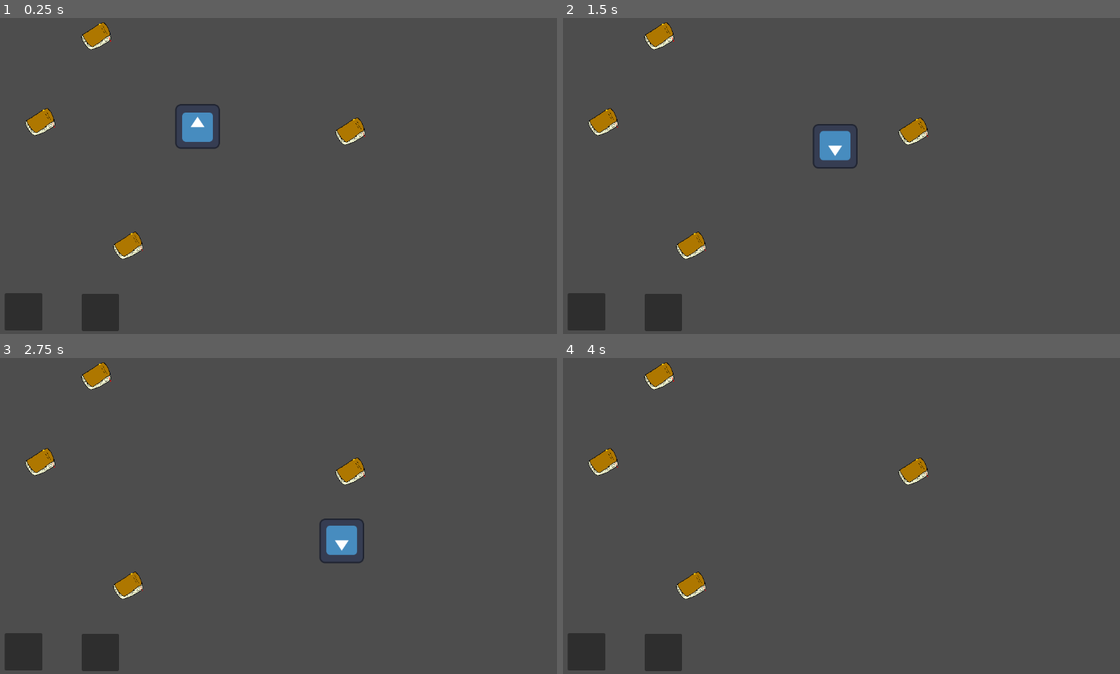
Above: before the commit, frames 1-4 (two rows, left to right).
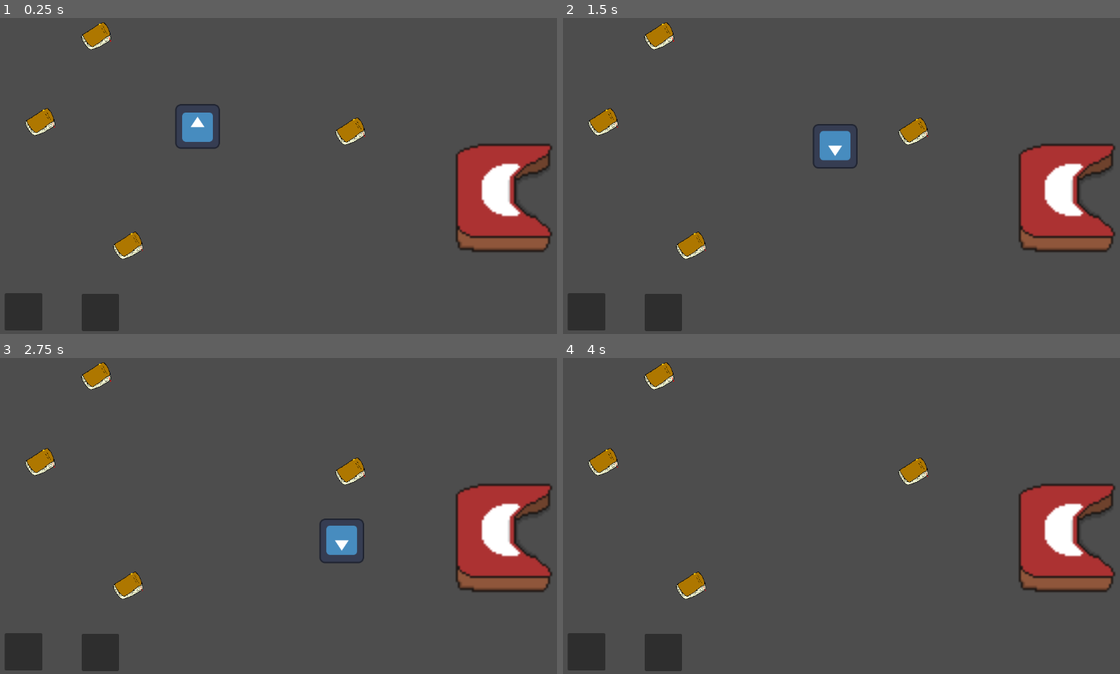
Above: after the commit, the same moments.

Repository: UrtaroPrograms/Library-of-Doppelgangers
Game: Godot game, scene res://Escenas/escena_testeo.tscn
The game is run twice, just before and just after one commit, with the same random seed, the same clock (stepped at 60 frames per second) and the same inputs. The engine's default icon, where the game draws it, is replaced by a stand-in: a white triangle on a blue panel in a dark square.
Inputs:
- Up to frame 1 (0.25 s): no input
- Up to frame 2 (1.5 s): tap Enter at 0.5 s; hold Right (move_right) 0.53-1.28 s; tap Z (Interact) at 0.6, 1.35 s; hold Down (move_down) from 1.28 s (still down)
- Up to frame 3 (2.75 s): release Down (move_down) at 2.03 s; hold Right (move_right) from 2.03 s (still down); tap Z (Interact) at 2.1 s
- Up to frame 4 (4 s): release Right (move_right) at 2.78 s; hold Up (move_up) 2.78-3.53 s; tap Z (Interact) at 2.85, 3.6 s; tap Space at 3.5 s; hold Left (move_left) from 3.53 s (still down)

The runs differ from the first frame. In frame 1, 5.0% of the frame differs, in the area x 81-100%, y 39-75%; in frame 2, 5.0%; in frame 3, 5.0%; in frame 4, 5.0%.

Commit message:
Añadida escena en primera persona del escritorio. Se pueden soltar los libros ahora

Diff:
--- /dev/null
+++ b/library-of-doppelgangers/Escenas/escena_testeo.gd
@@ -0,0 +1,33 @@
+extends Node2D
+
+var escenaEscritorio = preload("res://Escenas/escritorio_escena.tscn").instantiate()	#Cargamos la escena del escritorio para luego poder cambiar.
+
+var inventario	#Tomamos al inventario como variable, de tal modo que podamos pasarselo a la escena escritorio
+
+# Called when the node enters the scene tree for the first time.
+func _ready():
+	escenaEscritorio.connect("Levantarse", _volverAEscenaPrincipal)	#Nos connectamos a la señal "levantarse" de la escena escritorio, que nos hace volver
+	$Escritorio.connect("Sentarse", _pasarAEscenaEscritorio) #también nos conectamos a la escena "Sentarse" del escritorio objeto, el cual nos hace cambiar de escena.
+	inventario = $Inventario
+
+# Called every frame. 'delta' is the elapsed time since the previous frame.
+func _process(delta: float) -> void:
+	pass
+
+func _pasarAEscenaEscritorio():	#Tomamos al árbol de nodos actual, le añadimos la escena nueva y quitamos la actual, también le pasamos al inventario para que se lo quede.
+	var arbolActual = get_tree()
+	var escenaActual = arbolActual.get_current_scene()
+	arbolActual.get_root().add_child(escenaEscritorio)
+	arbolActual.get_root().remove_child(escenaActual)
+	arbolActual.set_current_scene(escenaEscritorio)
+	self.remove_child(inventario)
+	arbolActual.get_root().add_child(inventario)
+
+func _volverAEscenaPrincipal():	#Hacemos lo mismo, excepto que ahora quitamos la escena actual y volvemos a la escena original.
+	var arbolActual = Engine.get_main_loop()
+	var escenaActual = arbolActual.get_current_scene()
+	arbolActual.get_root().add_child(self)
+	arbolActual.get_root().remove_child(inventario)
+	arbolActual.get_root().remove_child(escenaActual)
+	arbolActual.set_current_scene(self)
+	self.add_child(inventario)
--- a/library-of-doppelgangers/Escenas/escena_testeo.tscn
+++ b/library-of-doppelgangers/Escenas/escena_testeo.tscn
@@ -1,10 +1,13 @@
 [gd_scene format=3 uid="uid://mvd8byib56uy"]
 
+[ext_resource type="Script" uid="uid://cvuugpsskiv4t" path="res://Escenas/escena_testeo.gd" id="1_im4fa"]
 [ext_resource type="PackedScene" uid="uid://ccway7jxq37f8" path="res://Personaje_Jugable/personaje_jugable.tscn" id="1_k8ntl"]
 [ext_resource type="PackedScene" uid="uid://hh4n153k3tte" path="res://Objetos Interactuables/Libro/Libro.tscn" id="2_5n0i8"]
 [ext_resource type="PackedScene" uid="uid://c3rpxlgf30ooo" path="res://Personaje_Jugable/Inventario/inventario.tscn" id="3_im4fa"]
+[ext_resource type="PackedScene" uid="uid://cnf61quystbo2" path="res://Objetos Interactuables/Escritorio/escritorio.tscn" id="4_5n0i8"]
 
 [node name="Escena_testeo" type="Node2D" unique_id=83255710]
+script = ExtResource("1_im4fa")
 
 [node name="PersonajeJugable" parent="." unique_id=1271527831 instance=ExtResource("1_k8ntl")]
 position = Vector2(405.99997, 230)
@@ -38,3 +41,6 @@
 offset_top = 559.0
 offset_right = 69.0
 offset_bottom = 599.0
+
+[node name="Escritorio" parent="." unique_id=1145544049 instance=ExtResource("4_5n0i8")]
+position = Vector2(926, 288)
--- /dev/null
+++ b/library-of-doppelgangers/Escenas/escritorio_escena.gd
@@ -0,0 +1,15 @@
+extends Node2D
+
+signal Levantarse
+# Called when the node enters the scene tree for the first time.
+func _ready() -> void:
+	pass
+
+
+# Called every frame. 'delta' is the elapsed time since the previous frame.
+func _process(delta: float) -> void:
+	pass
+
+
+func _on_levantarse_pressed():	#Al apretar el botón, nos levantamos y volvemos a la escena original.
+	emit_signal("Levantarse")
--- /dev/null
+++ b/library-of-doppelgangers/Escenas/escritorio_escena.tscn
@@ -0,0 +1,15 @@
+[gd_scene format=3 uid="uid://djavrxbdwap30"]
+
+[ext_resource type="Script" uid="uid://bec508nn8pgdq" path="res://Escenas/escritorio_escena.gd" id="1_7whd2"]
+
+[node name="Escritorio Escena" type="Node2D" unique_id=490961609]
+script = ExtResource("1_7whd2")
+
+[node name="Button" type="Button" parent="." unique_id=1882353525]
+offset_left = 450.0
+offset_top = 520.0
+offset_right = 544.0
+offset_bottom = 551.0
+text = "Levantarse"
+
+[connection signal="pressed" from="Button" to="." method="_on_levantarse_pressed"]
--- /dev/null
+++ b/library-of-doppelgangers/Objetos Interactuables/Escritorio/escritorio.gd
@@ -0,0 +1,18 @@
+extends Interactable
+class_name Escritorio
+
+#Creamos una clase Escritorio, la cual hereda de Interactable (Una clase general para todos los objetos con los que el jugador interactua al moverse).
+
+signal Sentarse #Envía una señal al ser usado.
+
+# Called when the node enters the scene tree for the first time.
+func _ready() -> void:
+	pass # Replace with function body.
+
+
+# Called every frame. 'delta' is the elapsed time since the previous frame.
+func _process(delta: float) -> void:
+	pass
+
+func interact():	#La función interact del escritorio lo hace cambiar a la escena del escritorio en 1ra persona. Hace esto a través de una llamada a la función principal.
+	emit_signal("Sentarse")
--- /dev/null
+++ b/library-of-doppelgangers/Objetos Interactuables/Escritorio/escritorio.tscn
@@ -0,0 +1,19 @@
+[gd_scene format=3 uid="uid://cnf61quystbo2"]
+
+[ext_resource type="Script" uid="uid://dhfs71luk6tmq" path="res://Objetos Interactuables/Escritorio/escritorio.gd" id="1_qw4jt"]
+[ext_resource type="Texture2D" uid="uid://b7renlkqa5apf" path="res://Objetos Interactuables/Escritorio/Placeholder Escritorio.png" id="2_rm6jl"]
+
+[sub_resource type="RectangleShape2D" id="RectangleShape2D_2kj1b"]
+size = Vector2(186, 210)
+
+[node name="Escritorio" type="StaticBody2D" unique_id=1145544049]
+script = ExtResource("1_qw4jt")
+
+[node name="Sprite2D" type="Sprite2D" parent="." unique_id=218868020]
+position = Vector2(68, 90)
+scale = Vector2(4.03125, 4.03125)
+texture = ExtResource("2_rm6jl")
+
+[node name="CollisionShape2D" type="CollisionShape2D" parent="." unique_id=1532686065]
+position = Vector2(96, 85)
+shape = SubResource("RectangleShape2D_2kj1b")
--- a/library-of-doppelgangers/Objetos Interactuables/Libro/libro.gd
+++ b/library-of-doppelgangers/Objetos Interactuables/Libro/libro.gd
@@ -20,14 +20,12 @@
 
 func interact():	#La función interact del libro lo hace emitir su señal de recolección y luego borrarse.
 	Recogido.emit(self)
-	#TODO: En realidad, primero debería chequear con el inventario si hay un espacio disponible, y solo si lo hay entonces debe eliminarse. Esto puede hacerse con una señal que se envíe al inventario, que luego responda con otra señal a un método para eliminar el libro de verdad.
-	#Recogido.emit(nombreDelLibro,longitud,tematica)
-	#queue_free()
+
 
 func _describe(): #El método Describe hace que el libro retorne su descripción en forma de un String. Lo llama el inventario para dar la descripción del libro.
 	return ("Nombre del Libro : \n" + nombreDelLibro + "\n\nLongitud: " + longitud + "\n\nTemática: " + tematica)
 
-func _giveAppearance():
+func _giveAppearance():	#Retornamos el sprite2D del libro.
 	return $Sprite2D.texture
 
 func _eliminar():	#Este método elimina el libro.
--- a/library-of-doppelgangers/Personaje_Jugable/Inventario/inventario.gd
+++ b/library-of-doppelgangers/Personaje_Jugable/Inventario/inventario.gd
@@ -12,8 +12,13 @@
 	for iteration in Libros:		#Para cada libro, conectamos su señal "Recogido" con el método "_recogerLibro"
 		iteration.connect("Recogido",_acquireItem)
 
-	$Slot1._emptySlot()
+	$Slot1._emptySlot()		#Vaciamos los slots para iniciar(solo para asegurarnos, ya están vacíos. Les asignamos su numero y nos conectamos a su señal.
+	$Slot1.slotNumber = 1
+	$Slot1.connect("ObjetoSoltado", _dropItem)
+
 	$Slot2._emptySlot()
+	$Slot2.slotNumber = 2
+	$Slot2.connect("ObjetoSoltado", _dropItem)
 
 # Called every frame. 'delta' is the elapsed time since the previous frame.
 func _process(delta: float) -> void:
@@ -35,6 +40,8 @@
 		print("El inventario está lleno!")
 
 func _dropItem(slot: int):	#El método _dropItem recibe un slot (determinado por un int) y lo vacía.
+	#var escenaActual = get_tree().get_current_scene() Nota: El chequeo de si la escena actual es la del escritorio actualmente no funciona.
+	#if(escenaActual.get_name() == "escritorio_escena"):
 	if(slot==1):
 		itemSlot1 = null
 		slot1Ocupado = false
--- a/library-of-doppelgangers/Personaje_Jugable/Inventario/inventario.tscn
+++ b/library-of-doppelgangers/Personaje_Jugable/Inventario/inventario.tscn
@@ -38,6 +38,10 @@
 Being a HUD
 element!"
 
+[node name="Button" type="Button" parent="Slot1" unique_id=1430687029]
+modulate = Color(1, 1, 1, 0)
+layout_mode = 2
+
 [node name="Slot2" type="PanelContainer" parent="." unique_id=783628041]
 layout_direction = 2
 layout_mode = 0
@@ -63,3 +67,10 @@
 I really love
 Being a HUD
 element!"
+
+[node name="Button" type="Button" parent="Slot2" unique_id=1182704875]
+modulate = Color(1, 1, 1, 0)
+layout_mode = 2
+
+[connection signal="pressed" from="Slot1/Button" to="Slot1" method="_on_button_pressed"]
+[connection signal="pressed" from="Slot2/Button" to="Slot2" method="_on_button_pressed"]
--- a/library-of-doppelgangers/Personaje_Jugable/Inventario/slot_inventario.gd
+++ b/library-of-doppelgangers/Personaje_Jugable/Inventario/slot_inventario.gd
@@ -1,6 +1,7 @@
 extends PanelContainer
 
-
+var slotNumber
+signal ObjetoSoltado
 # Called when the node enters the scene tree for the first time.
 func _ready() -> void:
 	pass # Replace with function body.
@@ -17,3 +18,9 @@
 func _emptySlot():	#Borra la imagen y el texto en el slot. Es solo visual, el inventario mismo se encarga de la lógica.
 	$TextureRect.texture = null
 	$TextureRect/RichTextLabel.text = ""
+
+
+
+func _on_button_pressed():		#Al presionar el botón, chequeamos si estamos en la escena escritorio, y de ser así, dejamos el libro en el escritorio.
+	#if get_tree().get_current_scene().get_name() == "escritorio_escena":  Actualmente no funciona el chequeo de si la escena es la del escritorio.
+		emit_signal("ObjetoSoltado", slotNumber)
--- a/library-of-doppelgangers/Personaje_Jugable/personaje_jugable.gd
+++ b/library-of-doppelgangers/Personaje_Jugable/personaje_jugable.gd
@@ -5,10 +5,7 @@
 
 
 func _ready():
-	var Libros = get_tree().get_nodes_in_group("Libros")	#Creamos un array llamado "Libros", el cual contiene todos los miembros del grupo Libros en la escena
-	for iteration in Libros:		#Para cada libro, conectamos su señal "Recogido" con el método "_recogerLibro"
-		iteration.connect("Recogido",_recogerLibro)
-	var Inventario = get_tree()
+	pass
 
 func _physics_process(delta: float) -> void:
 	# Get the input direction and handle the movement/deceleration.
@@ -47,8 +44,6 @@
 func _turnRaycast(angle: int):
 	$RayCast2D.rotation_degrees = angle
 
-func _recogerLibro(libro: Libro):	#TODO:El método _recogerlibro, por ahora simplemente printea los datos del libro. Sin embargo, en un futuro los pasará al inventario, cuando lo tenga hecho.
-	pass
 
 	#var horizontalDirection := Input.get_axis("move_left", "move_right")
 	#if horizontalDirection:
Not shown, added: library-of-doppelgangers/Escenas/escena_testeo.gd.uid
Not shown, added: library-of-doppelgangers/Escenas/escritorio_escena.gd.uid
Binary file added: library-of-doppelgangers/Objetos Interactuables/Escritorio/Placeholder Escritorio.png
Not shown, added: library-of-doppelgangers/Objetos Interactuables/Escritorio/Placeholder Escritorio.png.import
Not shown, added: library-of-doppelgangers/Objetos Interactuables/Escritorio/escritorio.gd.uid
